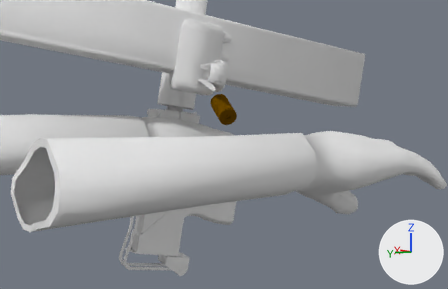
The Blender file Joshua-Boo-Boos DMD Combat Mod - Copy/Mac-10 Backup.blend: old version first, new version second.
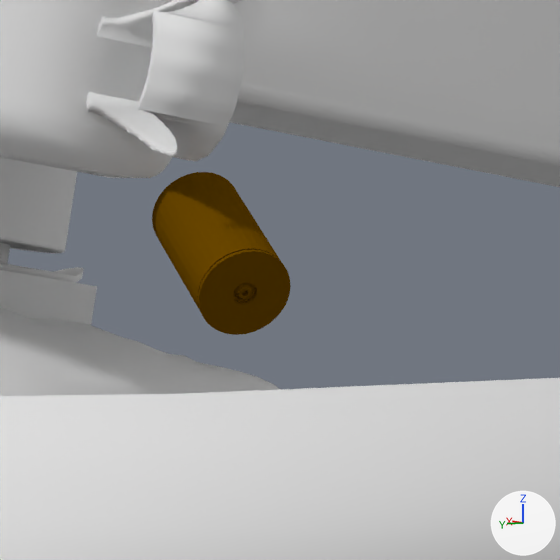
There are two pictures of each version: one from a 50 mm camera at (-6.87, 4.53, -0.04) aimed at (4.79, -3.18, -1.32), one close up on the part from 40% to 64% of the width and 21% to 58% of the height. Arrows for +X, +Y and +Z are at lower right; the lights stay in place.

Objects in the first close-up: 'Bolt', 'Bullet', 'Charging Handle', 'Hands.001', 'Mac-10', 'Magazine'.
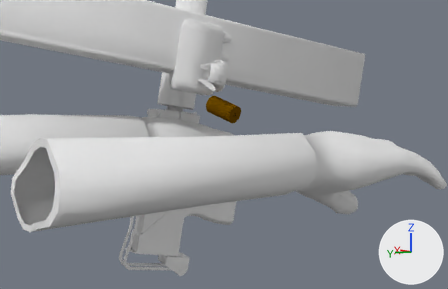
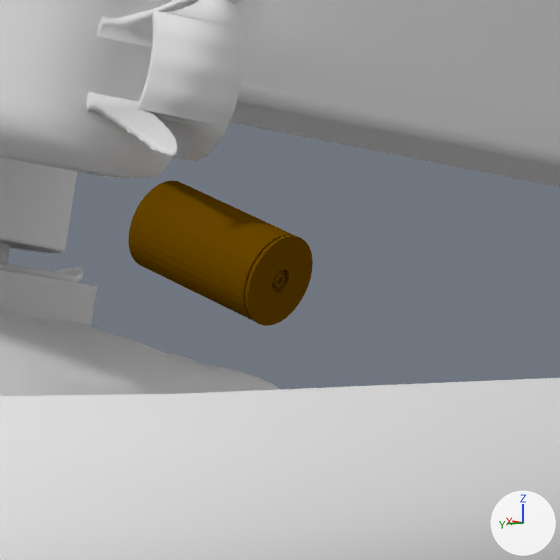
The change in detail:
Object 'Bullet' (ob_bullet) turns from (-67, -60, -24) to (-6.1, -31, -18) degrees about x, y and z.

Pixel boxes [x1, y1, x2, y2] of what changed, in the close-ups (560 x 560 px):
'Bullet', turned
    before: [152, 172, 291, 335]
    after: [128, 180, 313, 326]
